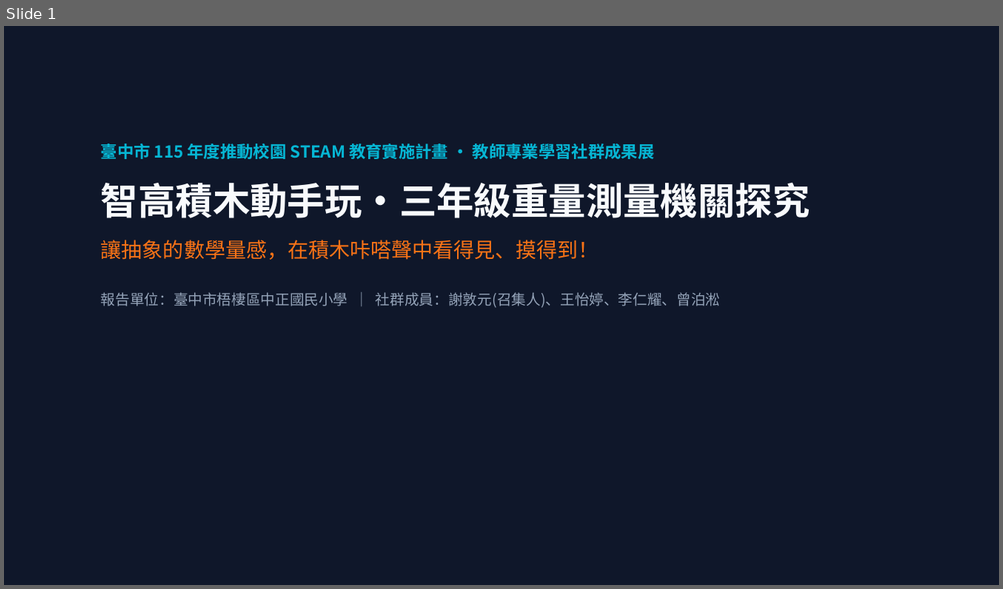
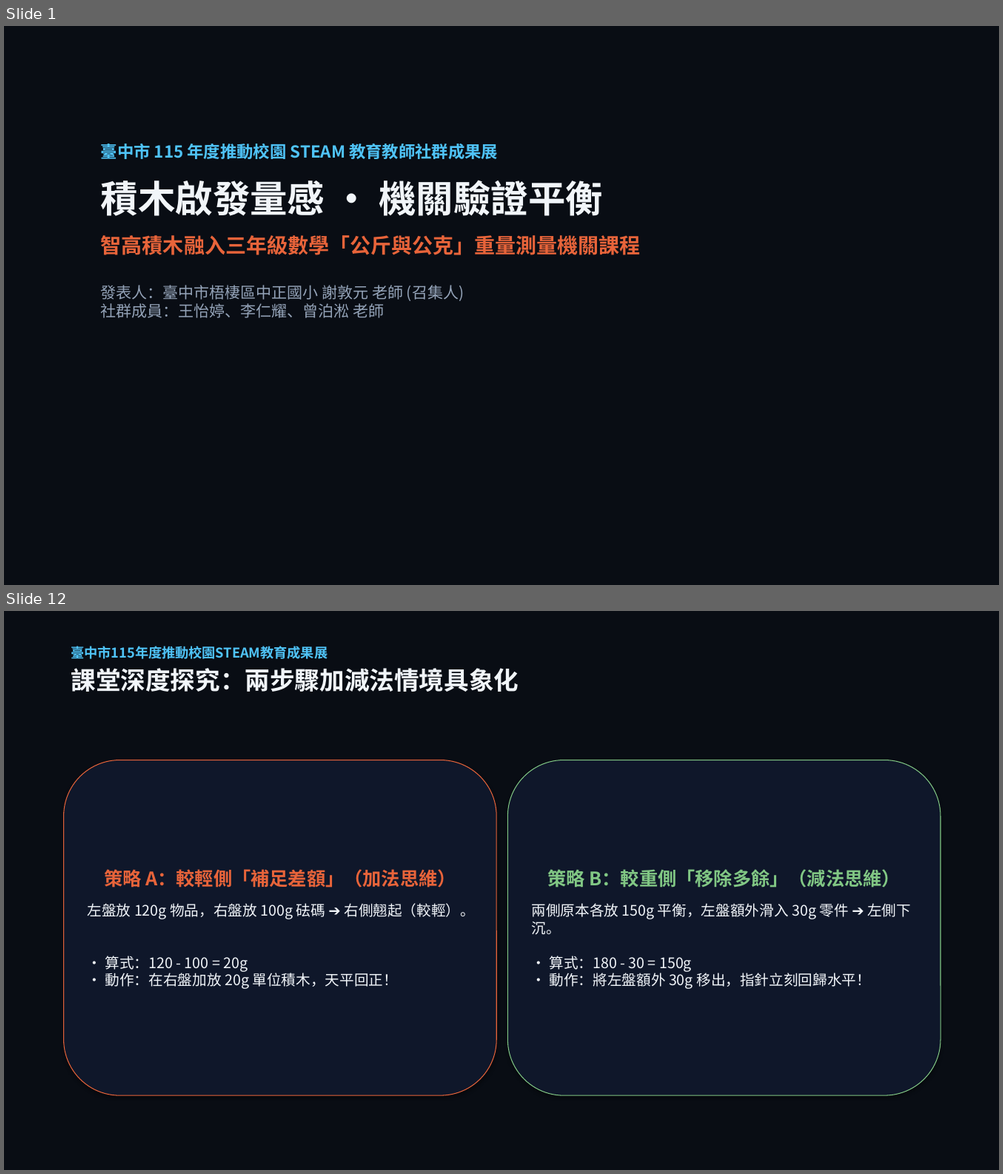
Before and after one commit to asc103138/steam-community-docs, a slide deck: 成果展繳交資料/臺中市梧棲區中正國小_STEAM成果展_5分鐘現場分享會簡報.pptx. Shown one above the other, each under a label of ours: slide 1 before the commit, slides 1 and 12 after it; the slides between them are not shown. The pictures are 1003x589 and 1003x1174 pixels, drawn with LibreOffice and Linux fonts; fonts in the diff are those of the drawing. Boxes give left, top, right and bottom in pixels: in the first picture for what was removed or moved away, otherwise in the second. Text is boxed around its words. In the diff, an @@ line names an element or a change of style, - is before the commit and + after.

Commit message:
feat: 擴增 115年度成果展 5分鐘分享會簡報為 16 頁 Reveal.js 精裝版與相關講稿檔案

```diff
--- a/成果展繳交資料/臺中市梧棲區中正國小_STEAM成果展_5分鐘現場分享會簡報.pptx
+++ b/成果展繳交資料/臺中市梧棲區中正國小_STEAM成果展_5分鐘現場分享會簡報.pptx
@@ slide 12 added at (4,611,999,1170), background #FFFFFF @@
@@ rectangle added at (4,611,999,1170), fill #090D14 @@
@@ text added at (71,646,519,692), 13 pt, text #4FC3F7, bold @@
+臺中市115年度推動校園STEAM教育成果展
+課堂深度探究：兩步驟加減法情境具象化
@@ rounded rectangle added at (64,760,496,1096), fill #0F172A, outline #E8643A 0.75 pt, 14 pt, text #F1F5F9 @@
+策略 A：較輕側「補足差額」（加法思維）
+左盤放 120g 物品，右盤放 100g 砝碼 ➔ 右側翹起（較輕）。
+• 算式：120 - 100 = 20g
+• 動作：在右盤加放 20g 單位積木，天平回正！
@@ rounded rectangle added at (508,760,940,1096), fill #0F172A, outline #81C784 0.75 pt, 14 pt, text #F1F5F9 @@
+策略 B：較重側「移除多餘」（減法思維）
+兩側原本各放 150g 平衡，左盤額外滑入 30g 零件 ➔ 左側下沉。
+• 算式：180 - 30 = 150g
+• 動作：將左盤額外 30g 移出，指針立刻回歸水平！
@@ slide 1 changed as well @@
@@ rectangle at (4,26,999,585): fill #0F172A to #090D14 @@
@@ text at (101,144,640,318): text changed; size 14 to 15 pt; bold on @@
-臺中市 115 年度推動校園 STEAM 教育實施計畫 · 教師專業學習社群成果展
-智高積木動手玩·三年級重量測量機關探究
-讓抽象的數學量感，在積木咔嗒聲中看得見、摸得到！
-報告單位：臺中市梧棲區中正國民小學 ｜ 社群成員：謝敦元(召集人)、王怡婷、李仁耀、曾泊淞
+臺中市 115 年度推動校園 STEAM 教育教師社群成果展
+積木啟發量感 · 機關驗證平衡
+智高積木融入三年級數學「公斤與公克」重量測量機關課程
+發表人：臺中市梧棲區中正國小 謝敦元 老師 (召集人)
+社群成員：王怡婷、李仁耀、曾泊淞 老師
```
Also in this commit, not shown: 14 other slides added, 6 slides removed, 10 other files.
